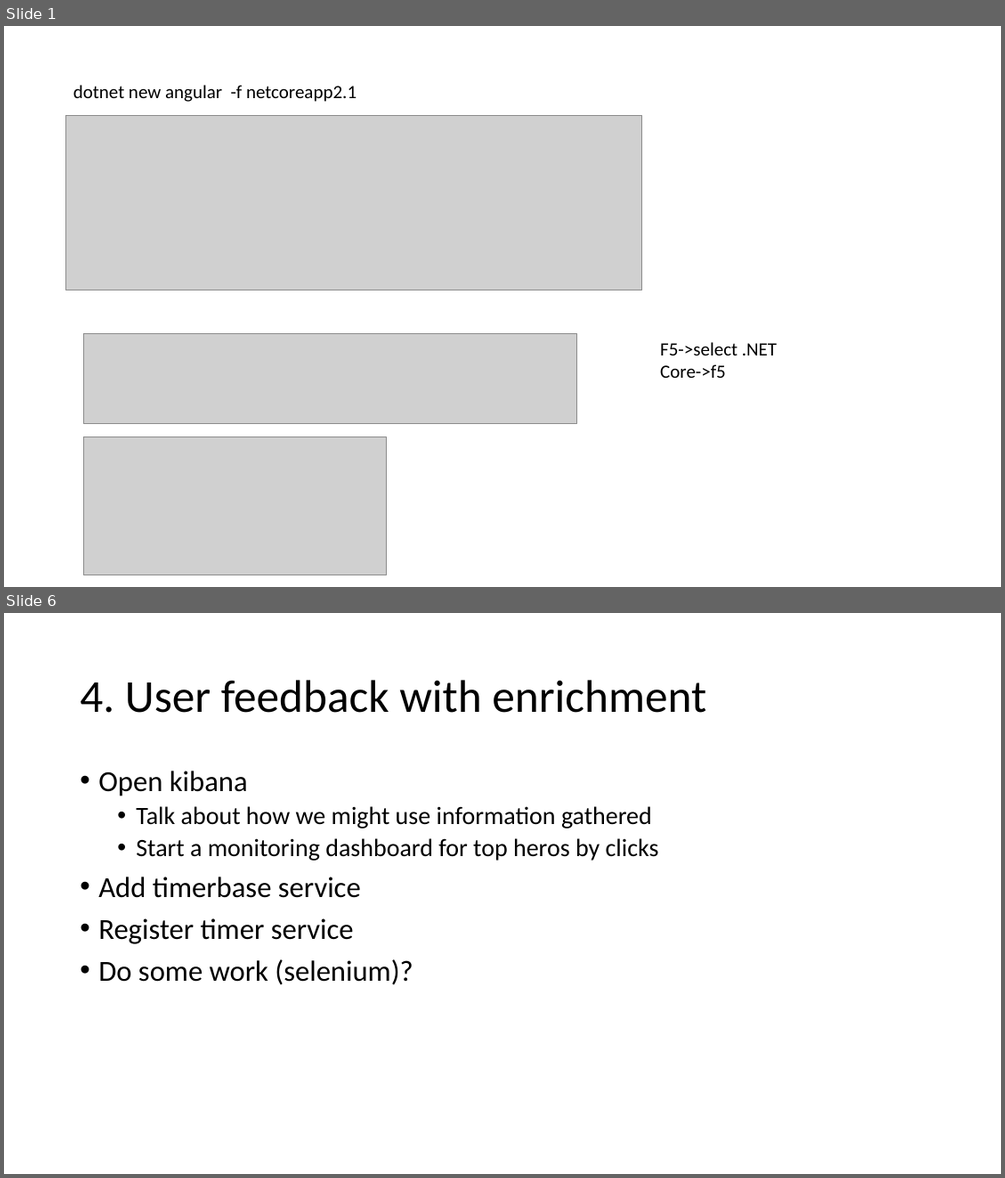
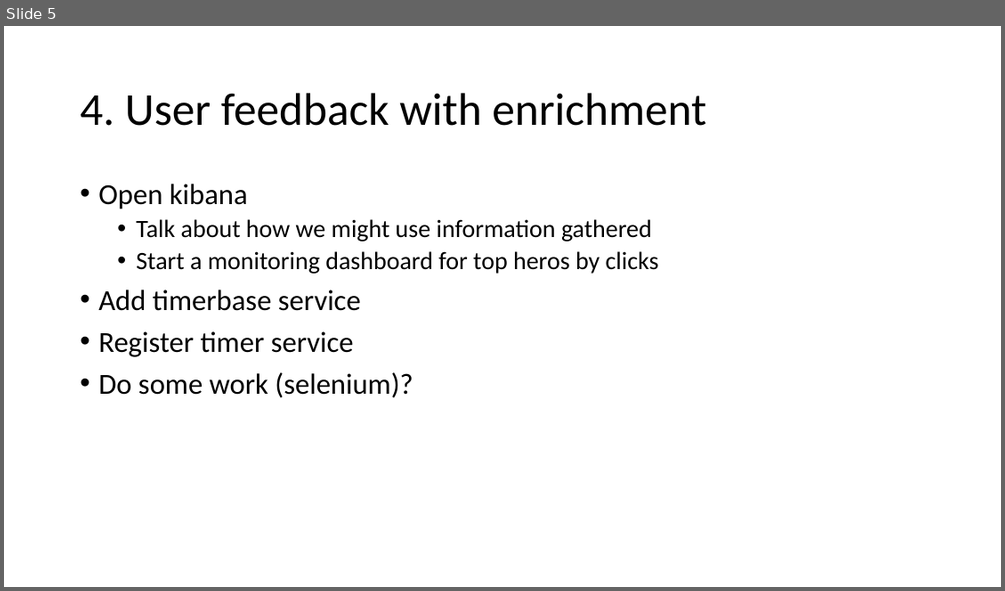
Before and after one commit to rclaice/herocore, a slide deck: parts/stepbystep.pptx. Shown one above the other, each under a label of ours: slides 1 and 6 before the commit, slide 5 after it; the slides between them are not shown. The pictures are 1005x1178 and 1005x591 pixels, drawn with LibreOffice and Linux fonts; fonts in the diff are those of the drawing; grey boxes stand for pictures. Boxes give left, top, right and bottom in pixels: in the first picture for what was removed or moved away, otherwise in the second. Text is boxed around its words. In the diff, an @@ line names an element or a change of style, - is before the commit and + after.

```diff
--- a/parts/stepbystep.pptx
+++ b/parts/stepbystep.pptx
@@ slide 1 removed at box(4, 26, 1001, 587), background #FFFFFF @@
@@ text removed at box(73, 85, 356, 102) @@
-dotnet new angular -f netcoreapp2.1
@@ picture removed at box(66, 116, 642, 290) @@
@@ picture removed at box(84, 333, 577, 424) @@
@@ text removed at box(660, 342, 777, 378) @@
-F5->select .NET Core->f5
@@ picture removed at box(84, 437, 387, 575) @@
@@ what was slide 6 is now slide 5 @@
```
Also in this commit, not shown: 4 slides changed, 3 other files.
